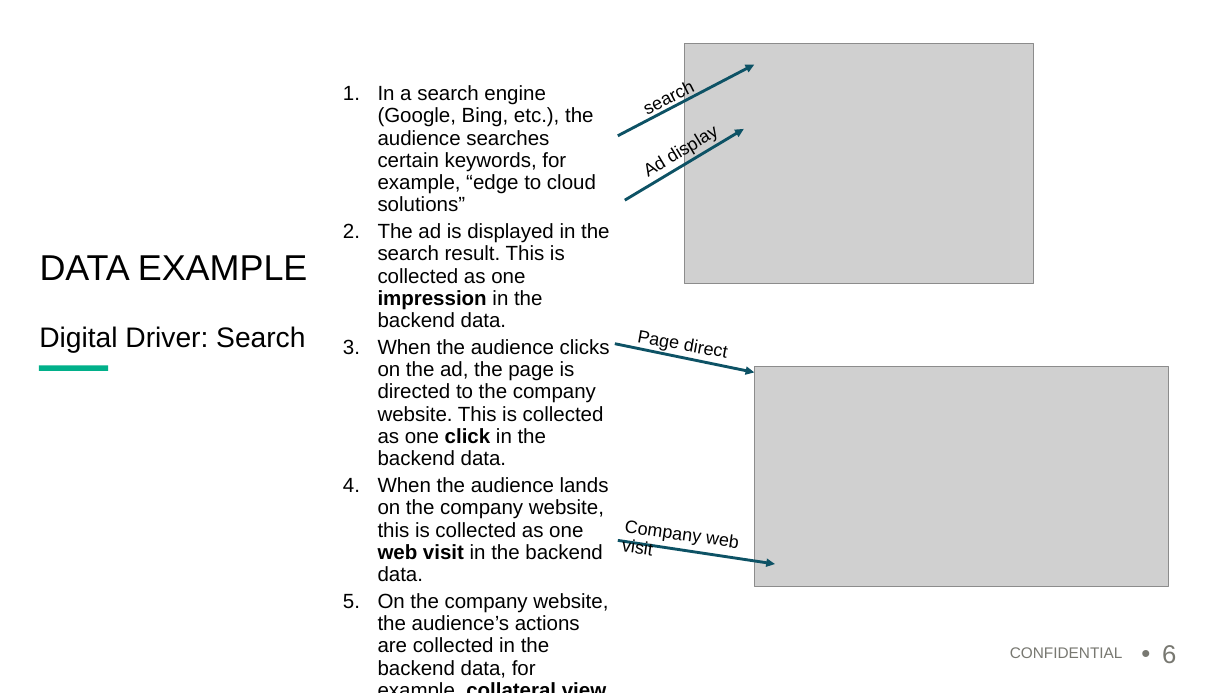
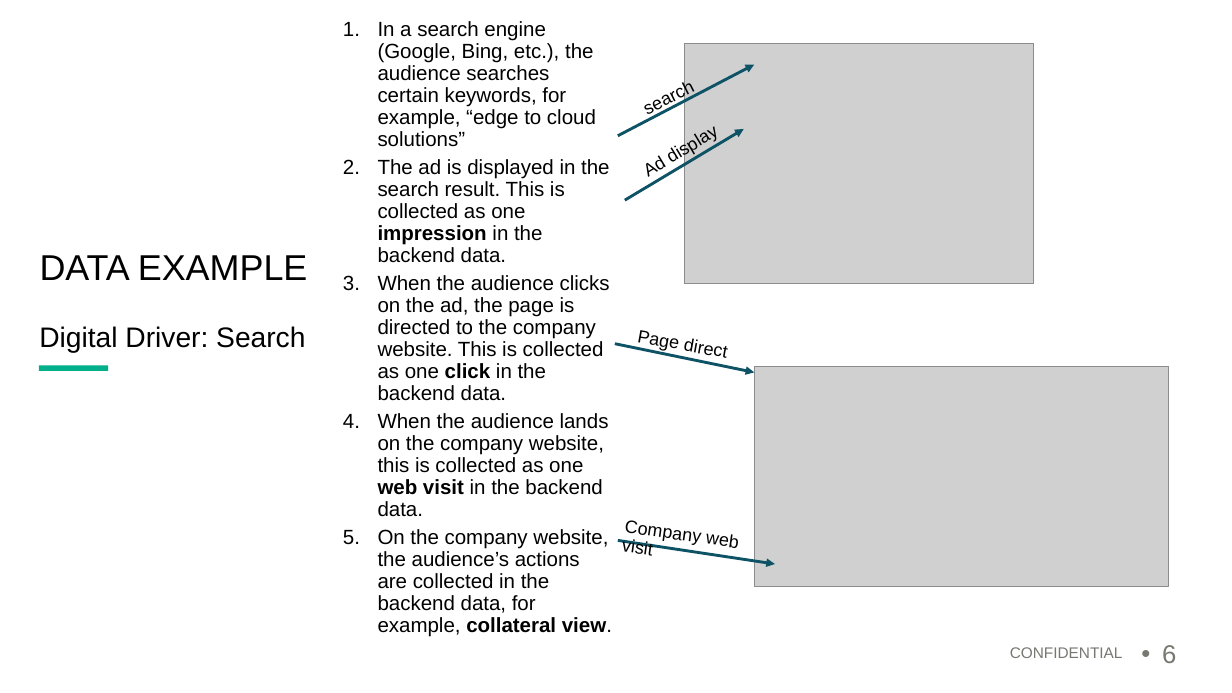
Before and after one commit to Shritej24c/optimization-genetic-algo, a slide deck: slide 6 of 0_UTA_Student_Contest_DetailsforDiscussion.pptx. Drawn at 1232x693 pixels with LibreOffice and Linux fonts; fonts in the diff are those of the drawing; grey boxes stand for pictures; background and template pictures are left out. Boxes give left, top, right and bottom in pixels: in the first picture for what was removed or moved away, otherwise in the second. Text is boxed around its words. In the diff, an @@ line names an element or a change of style, - is before the commit and + after.

```diff
--- a/0_UTA_Student_Contest_DetailsforDiscussion.pptx
+++ b/0_UTA_Student_Contest_DetailsforDiscussion.pptx
@@ text "In a search engine (Google, ..." rewrapped from box(378, 85, 610, 678) to box(378, 21, 612, 637) @@
```
Also in this commit, not shown: 1 other slide changed, 3 other files.
